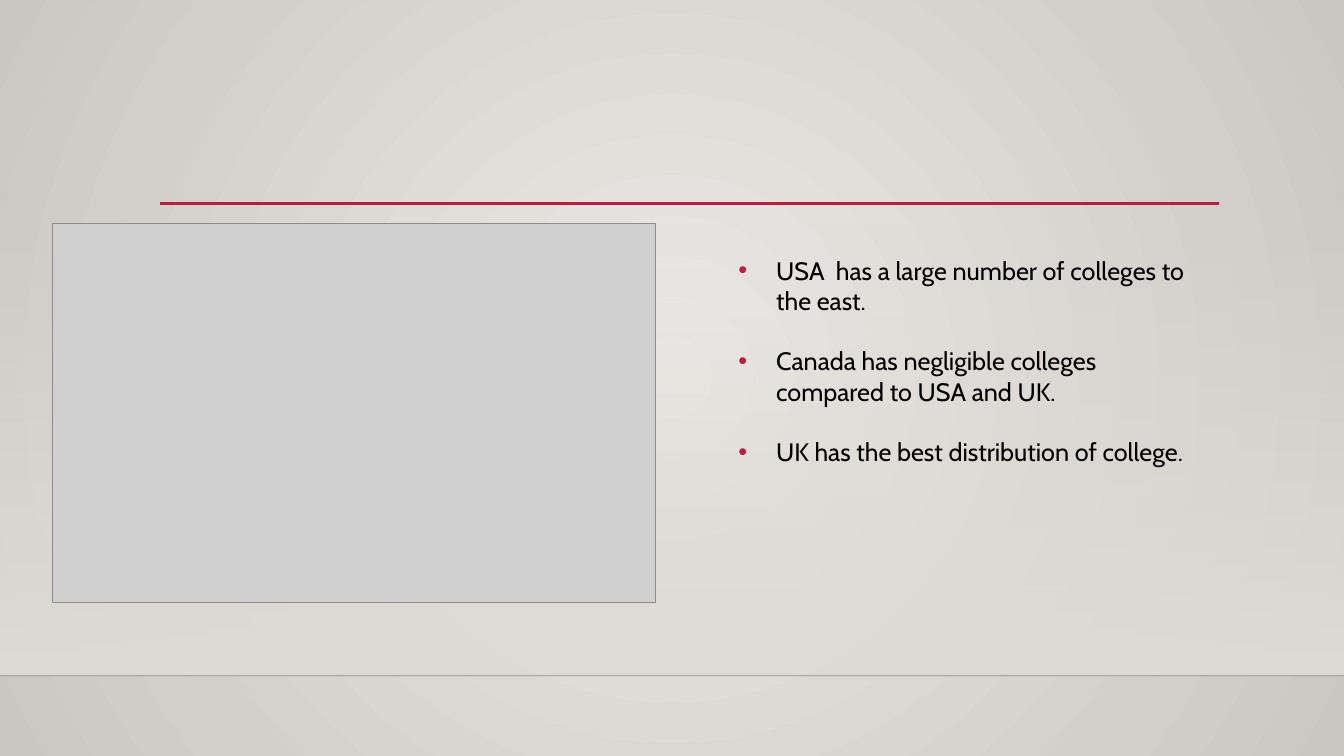
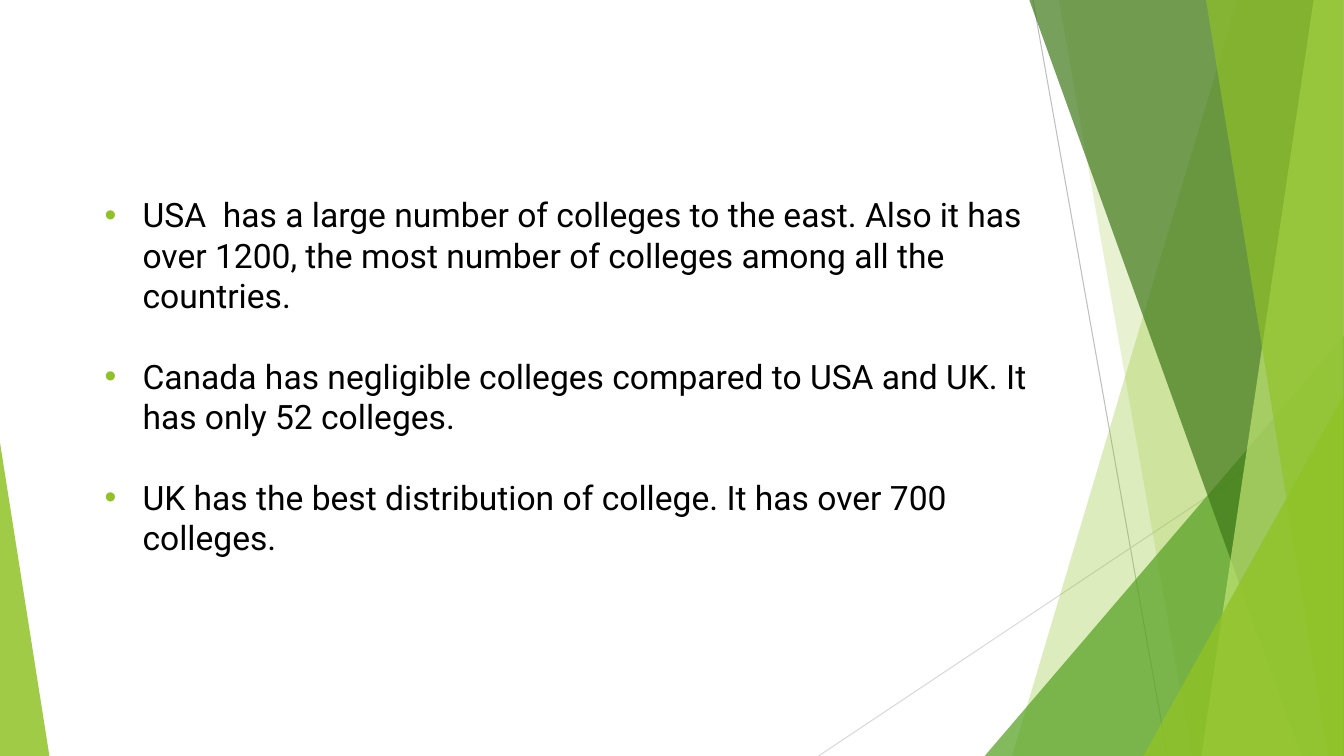
Before and after one commit to deepratnaawale/Capstone, a slide deck: slide 10 of Presentables/Clustering Colleges.pptx (slide 8 before the commit). Drawn at 1344x756 pixels with LibreOffice and Linux fonts; fonts in the diff are those of the drawing; grey boxes stand for pictures; background and template pictures are left out. Boxes give left, top, right and bottom in pixels: in the first picture for what was removed or moved away, otherwise in the second. Text is boxed around its words. In the diff, an @@ line names an element or a change of style, - is before the commit and + after.

Commit message:
Created pdf for ppt

```diff
--- a/Presentables/Clustering Colleges.pptx
+++ b/Presentables/Clustering Colleges.pptx
@@ background gradient #ECEAE7 to #CAC7C1 to #FFFFFF @@
@@ text at box(143, 201, 1026, 557): text changed; size 18 to 24 pt; font Cabin to Roboto @@
-• USA has a large number of colleges to the east.
-• Canada has negligible colleges compared to USA and UK.
-• UK has the best distribution of college.
+• USA has a large number of colleges to the east. Also it has over 1200, the most number of colleges among all the countries.
+• Canada has negligible colleges compared to USA and UK. It has only 52 colleges.
+• UK has the best distribution of college. It has over 700 colleges.
@@ line removed from (160, 204) to (1220, 204) @@
@@ rectangle removed at box(0, 223, 1344, 676) @@
@@ picture removed at box(52, 223, 656, 603) @@
@@ group added at box(0, 0, 1344, 756): 5 freeform shapes, 3 triangles, 2 lines @@
@@ line removed from (0, 676) to (1344, 676) @@
```
Also in this commit, not shown: 11 other slides changed, 2 slides added, 1 other file.
